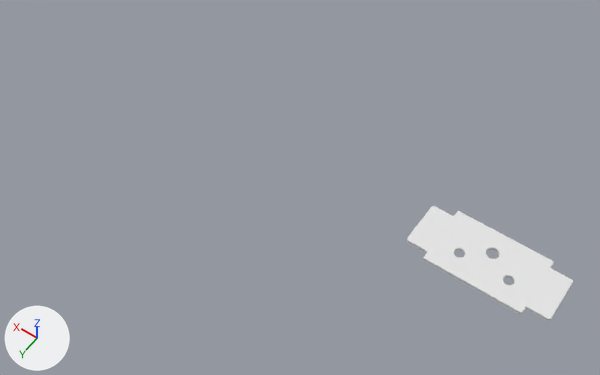
A saved change to the Blender file CNC/camTEST.blend.
One viewpoint serves both versions: a 50 mm lens placed at (0.0264, 0.1938, 0.2289), pointed at (0.1268, 0.0532, 0.008). Every picture has the same lights, and +X, +Y and +Z are marked at lower left.

In view in the first picture: 'frontRail'.
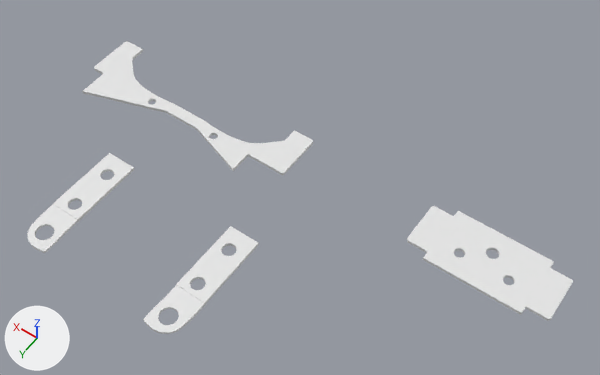
Boxes (x1, y1, x2, y2) around the edits, measured in the pictures (600 x 375 px):
'rearRail', added: after (82, 41, 313, 175)
'AR9plateA', added: after (143, 226, 259, 334)
'AR9plateB', added: after (27, 153, 134, 253)

What the commit changed:
Mesh me_ar9platea is new.
It has 3082 vertices, 6176 faces and spans x 0.0..1.21, y 0.0..4.43, z -0.95..0.0.
Mesh me_ar9plateb is new.
It has 2890 vertices, 5792 faces and spans x 0.0..1.21, y 0.0..4.43, z -0.95..0.0.
Mesh me_rearrail is new.
It has 266 vertices, 536 faces and spans x -294.6..-202.1, y 368.4..399.2, z -1.2..0.0.
Object 'AR9plateA' (ob_ar9platea) is new; it shows me_ar9platea.
Its location is (0.128, 0.075, 0.0).
Its scale is (0.01, 0.01, 0.00126).
Object 'AR9plateB' (ob_ar9plateb) is new; it shows me_ar9plateb.
Its location is (0.1835, 0.075, 0.0).
Its scale is (0.01, 0.01, 0.00126).
Object 'rearRail' (ob_rearrail) is new; it shows me_rearrail.
Its location is (0.4335, -0.3408, 0.0).
Its scale is (0.001, 0.001, 0.001).
